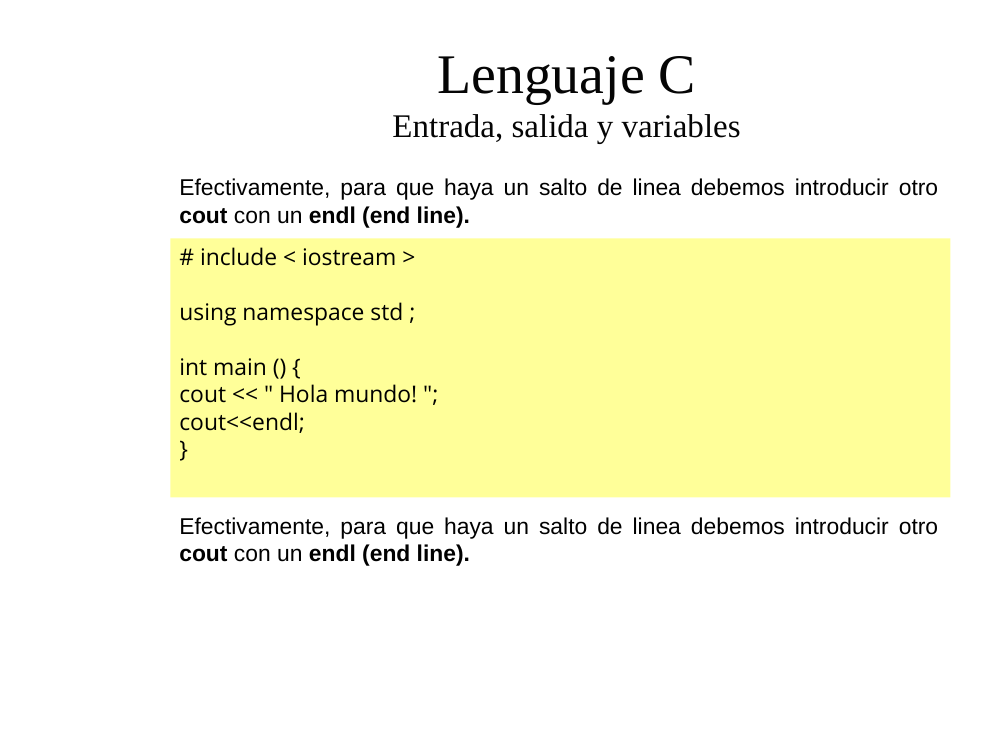
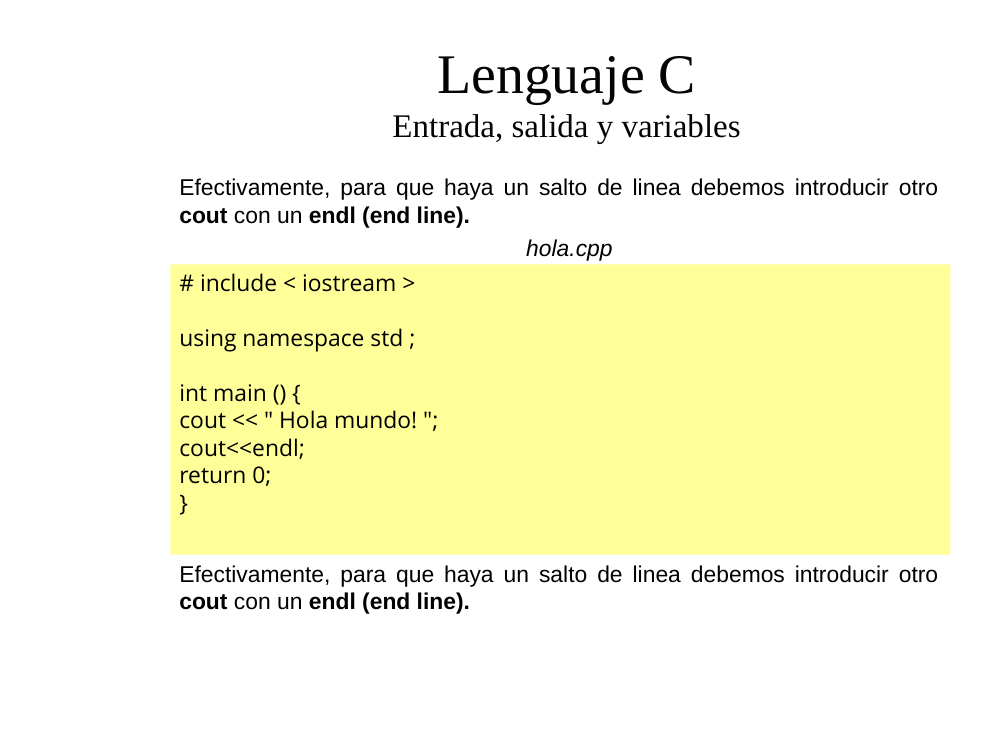
Before and after one commit to dolpo04/2bach, a slide deck: slide 17 of unidades/01_introduccion_a_la_programacion/presentacion/Tema1: Introduccion a la programacion.odp. Drawn at 1008x756 pixels with LibreOffice and Linux fonts; fonts in the diff are those of the drawing; background and template pictures are left out. Boxes give left, top, right and bottom in pixels: in the first picture for what was removed or moved away, otherwise in the second. Text is boxed around its words. In the diff, an @@ line names an element or a change of style, - is before the commit and + after.

```diff
--- a/unidades/01_introduccion_a_la_programacion/presentacion/Tema1: Introduccion a la programacion.odp
+++ b/unidades/01_introduccion_a_la_programacion/presentacion/Tema1: Introduccion a la programacion.odp
@@ text added at bbox=[526, 239, 612, 261], 18 pt, text #000000, italic @@
+hola.cpp
@@ rectangle "# include < iostream >": place and size @@
-rectangle "# include < iostream >" at bbox=[170, 239, 950, 498]
+rectangle "# include < iostream >" at bbox=[170, 264, 950, 554]
@@ text in rectangle at bbox=[179, 466, 271, 486]: paragraph added @@
+return 0;
@@ text "Efectivamente, para que haya un ...": place and size @@
-text "Efectivamente, para que haya un ..." at bbox=[179, 517, 938, 566]
+text "Efectivamente, para que haya un ..." at bbox=[179, 565, 938, 614]
```
Also in this commit, not shown: 12 other slides changed, 12 slides added, 1 other file.
